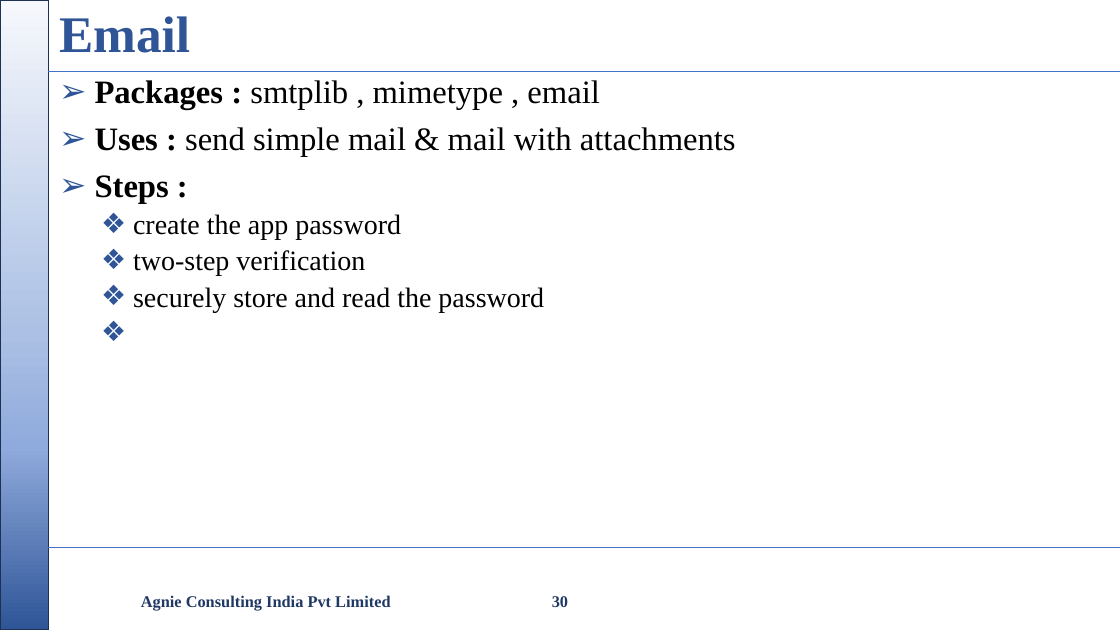
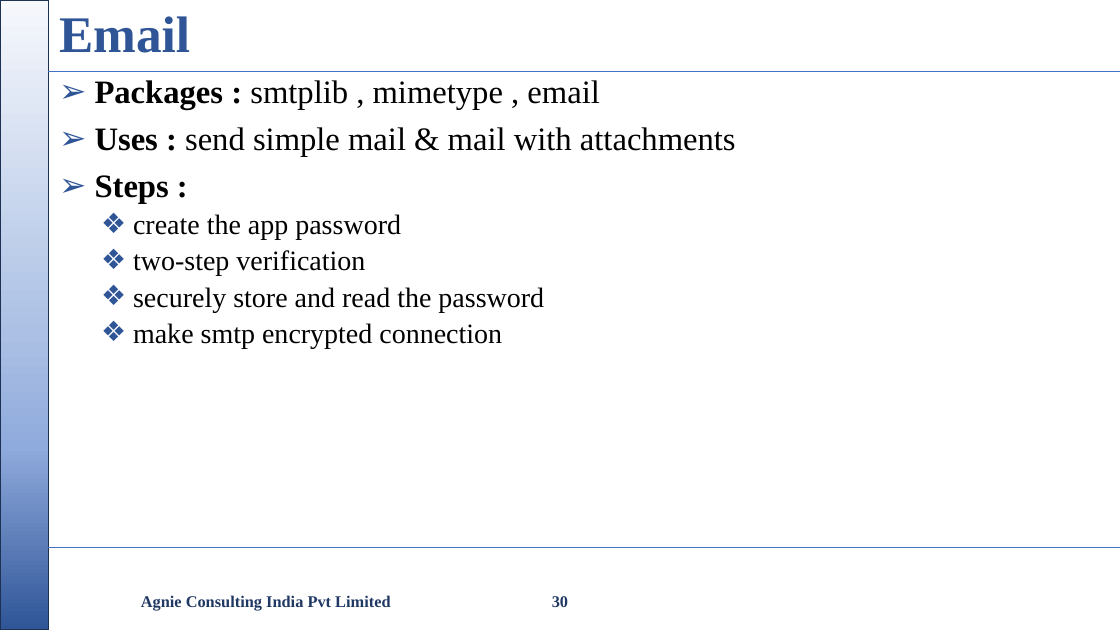
Before and after one commit to nikishdaniel1-del/Python-Cls, a slide deck: slide 30 of python class/Python Class.pptx. Drawn at 1120x630 pixels with LibreOffice and Linux fonts; fonts in the diff are those of the drawing; background and template pictures are left out. Boxes give left, top, right and bottom in pixels: in the first picture for what was removed or moved away, otherwise in the second. Text is boxed around its words. In the diff, an @@ line names an element or a change of style, - is before the commit and + after.

```diff
--- a/python class/Python Class.pptx
+++ b/python class/Python Class.pptx
@@ text at [133, 323, 502, 348]: paragraph added @@
+  ❖ make smtp encrypted connection
```
Also in this commit, not shown: 1 other slide changed, 2 other files.
